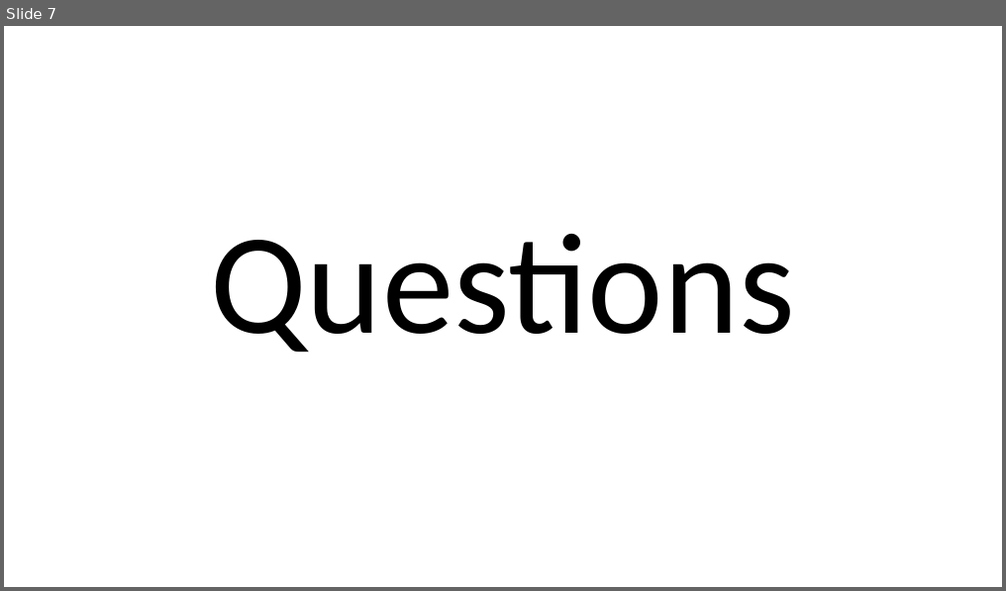
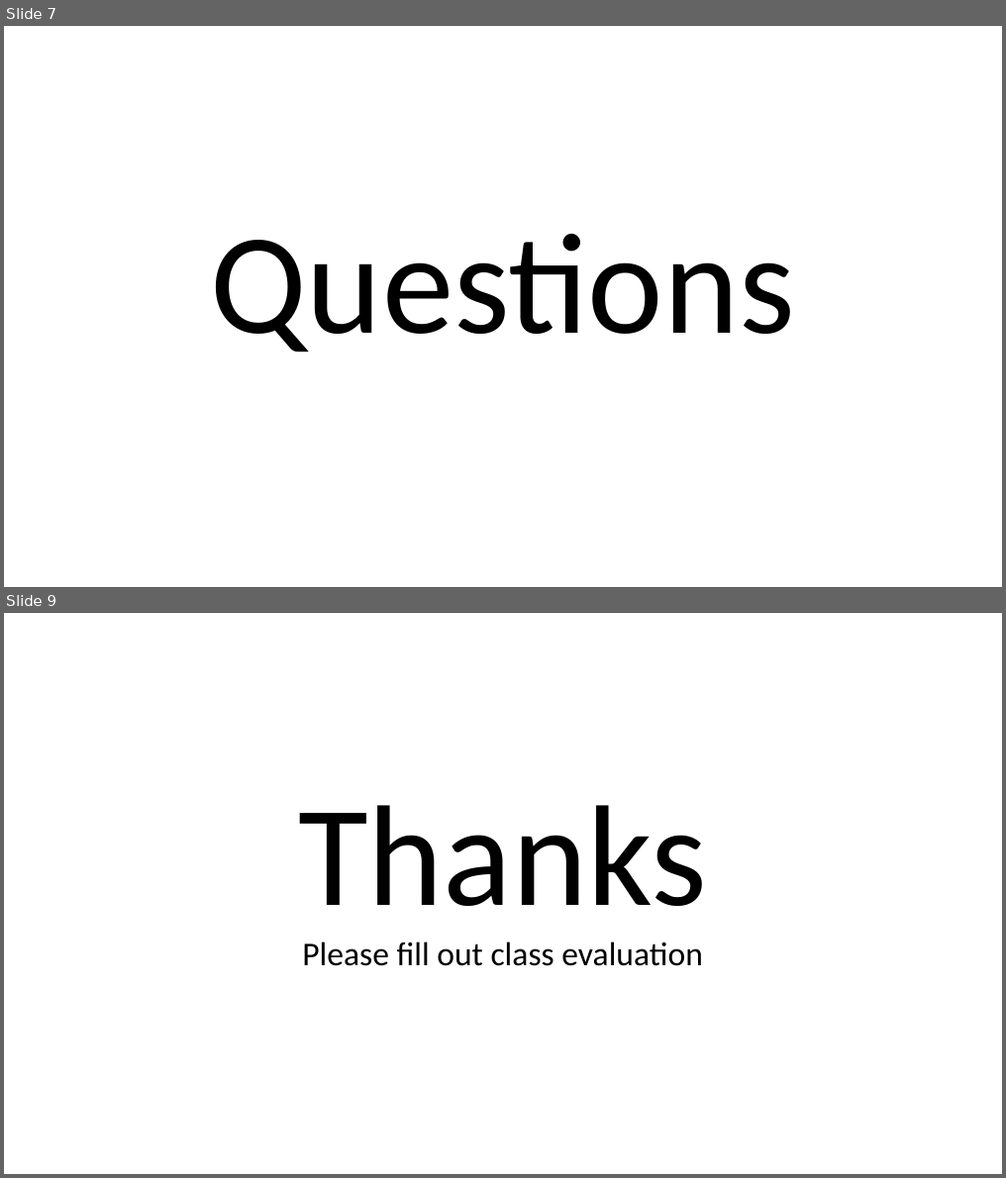
Before and after one commit to fydexx/HECC-2018, a slide deck: Part_02/Section03.pptx. Shown one above the other, each under a label of ours: slide 7 before the commit, slides 7 and 9 after it; the slides between them are not shown. The pictures are 1006x591 and 1006x1178 pixels, drawn with LibreOffice and Linux fonts; fonts in the diff are those of the drawing. Boxes give left, top, right and bottom in pixels: in the first picture for what was removed or moved away, otherwise in the second. Text is boxed around its words. In the diff, an @@ line names an element or a change of style, - is before the commit and + after.

```diff
--- a/Part_02/Section03.pptx
+++ b/Part_02/Section03.pptx
@@ slide 9 added at bbox=[4, 613, 1002, 1174], background #FFFFFF @@
@@ title added at bbox=[298, 805, 707, 966], 32 pt, text #000000 @@
+Thanks
+Please fill out class evaluation
```
Also in this commit, not shown: 1 other slide added, 1 slide removed.
